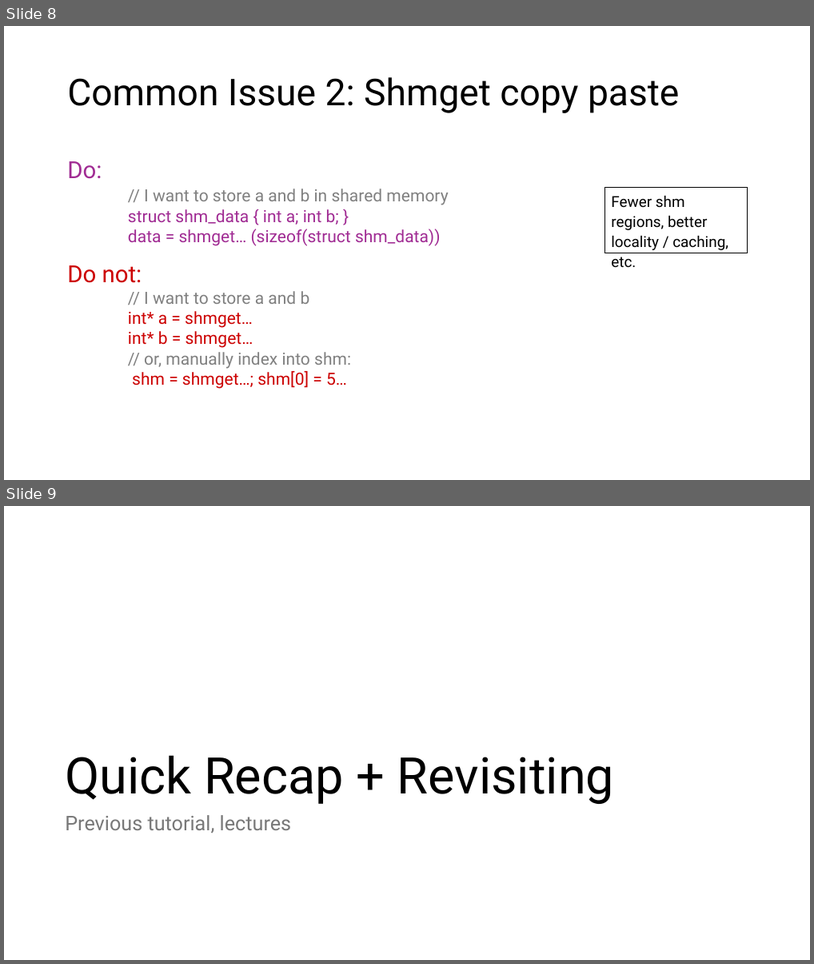
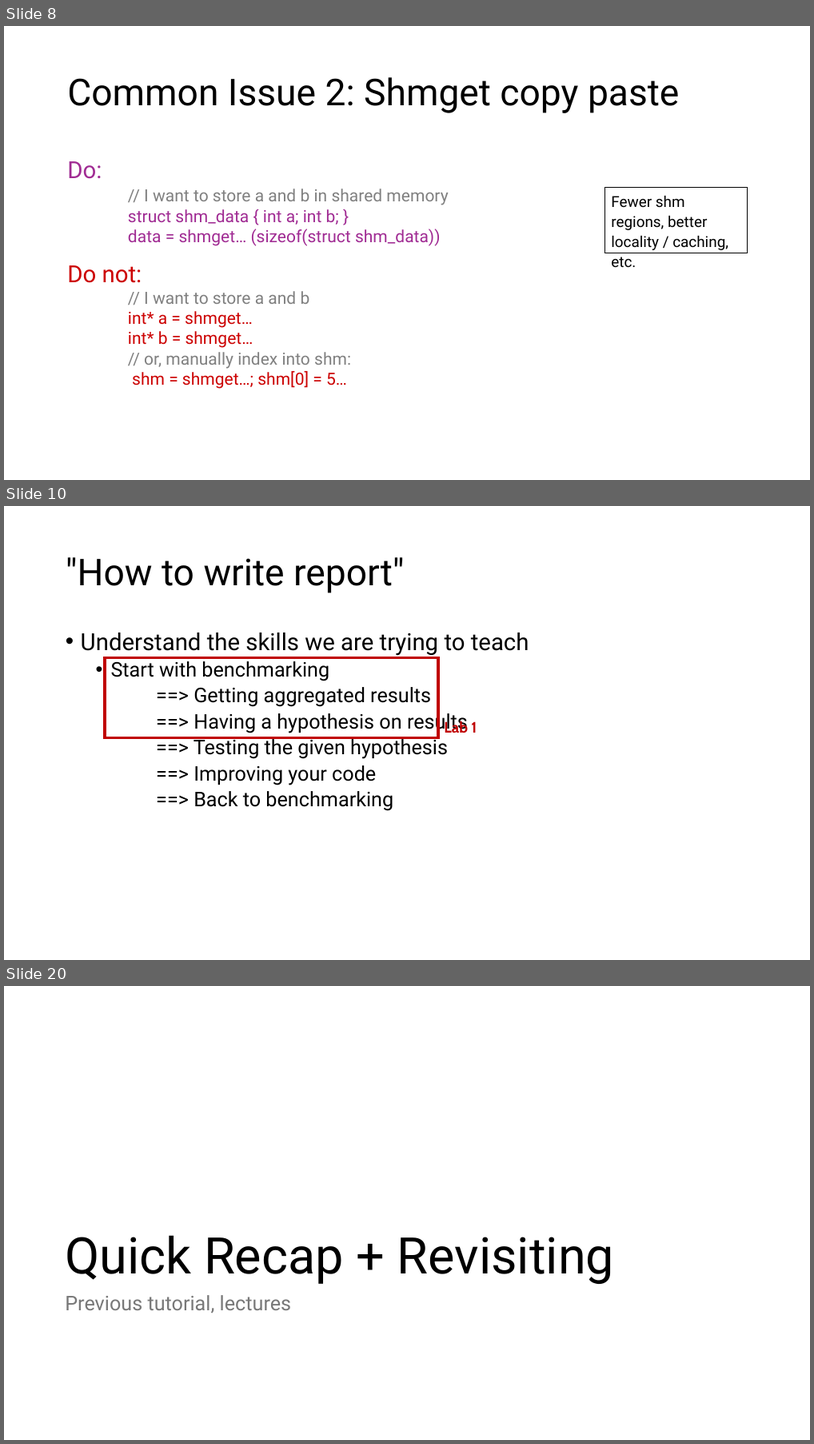
Before and after one commit to theodoreleebrant/TA-2425S1, a slide deck: CS3210/CS3210-TL3 (Lab 2).pptx. Shown one above the other, each under a label of ours: slides 8 and 9 before the commit, slides 8, 10 and 20 after it; the slides between them are not shown. The pictures are 814x964 and 814x1444 pixels, drawn with LibreOffice and Linux fonts; fonts in the diff are those of the drawing. Boxes give left, top, right and bottom in pixels: in the first picture for what was removed or moved away, otherwise in the second. Text is boxed around its words. In the diff, an @@ line names an element or a change of style, - is before the commit and + after.

Commit message:
add "how to write report" section

```diff
--- a/CS3210/CS3210-TL3 (Lab 2).pptx
+++ b/CS3210/CS3210-TL3 (Lab 2).pptx
@@ slide 10 added at bbox=[4, 506, 810, 960], background #FFFFFF @@
@@ title added at bbox=[66, 557, 405, 593], 44 pt, text #000000 @@
+"How to write report"
@@ text added at bbox=[81, 632, 530, 811], 24 pt, text #000000 @@
+• Understand the skills we are trying to teach
+  • Start with benchmarking
+  ==> Getting aggregated results
+  ==> Having a hypothesis on results
+  ==> Testing the given hypothesis
+  ==> Improving your code
+  ==> Back to benchmarking
@@ rectangle added at bbox=[105, 658, 439, 738], outline #C00000 3 pt @@
@@ text added at bbox=[444, 720, 477, 732], 18 pt, text #C00000, bold @@
+Lab 1
@@ what was slide 9 is now slide 20 @@
```
Also in this commit, not shown: 2 slides changed, 10 other slides added.
